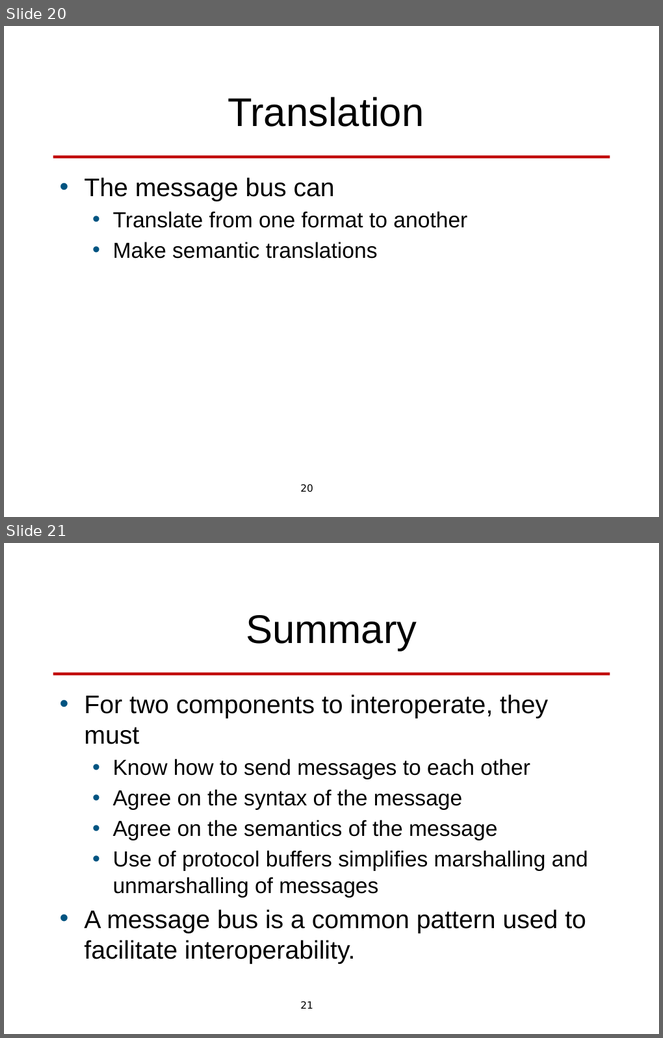
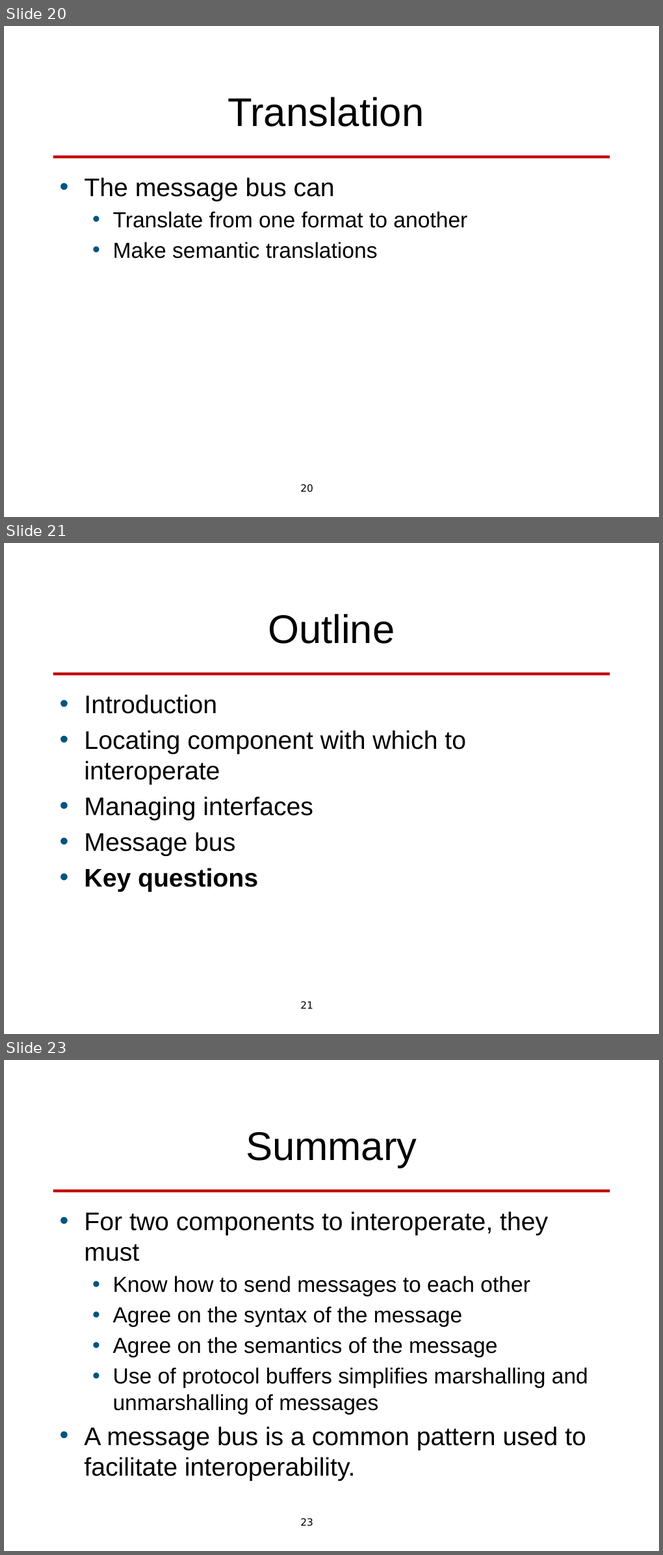
Before and after one commit to len-bass/architecture-design, a slide deck: integrability.pptx. Shown one above the other, each under a label of ours: slides 20 and 21 before the commit, slides 20, 21 and 23 after it; the slides between them are not shown. The pictures are 663x1038 and 663x1555 pixels, drawn with LibreOffice and Linux fonts; fonts in the diff are those of the drawing; background and template pictures are left out. Boxes give left, top, right and bottom in pixels: in the first picture for what was removed or moved away, otherwise in the second. Text is boxed around its words. In the diff, an @@ line names an element or a change of style, - is before the commit and + after.

```diff
--- a/integrability.pptx
+++ b/integrability.pptx
@@ slide 21 added at [4, 543, 659, 1034], background #FFFFFF; not listed: 2 template elements that a slide beside it also shows @@
@@ title added at [268, 614, 395, 644], 44 pt, text #000000 @@
+Outline
@@ text added at [84, 694, 466, 892], 28 pt, text #000000 @@
+• Introduction
+• Locating component with which to interoperate
+• Managing interfaces
+• Message bus
+• Key questions
@@ what was slide 21 is now slide 23 @@
@@ page number at [300, 1518, 313, 1527]: text changed @@
-21
+23
```
Also in this commit, not shown: 4 slides changed, 1 other slide added, 5 other files.
